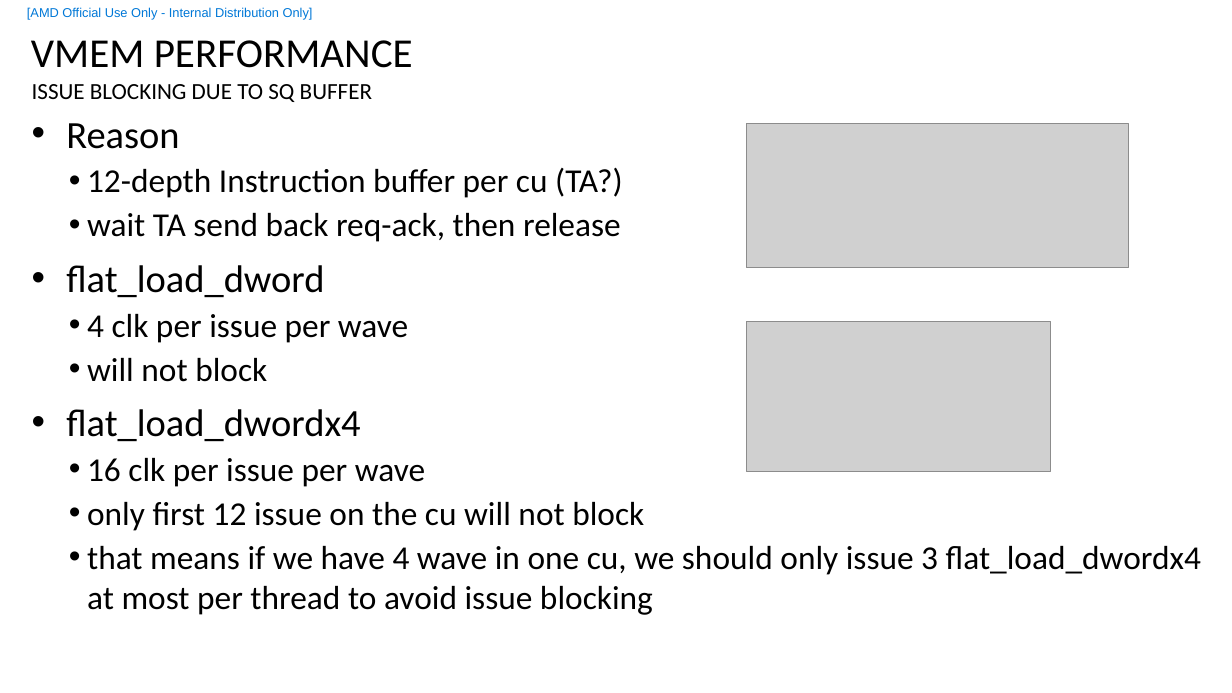
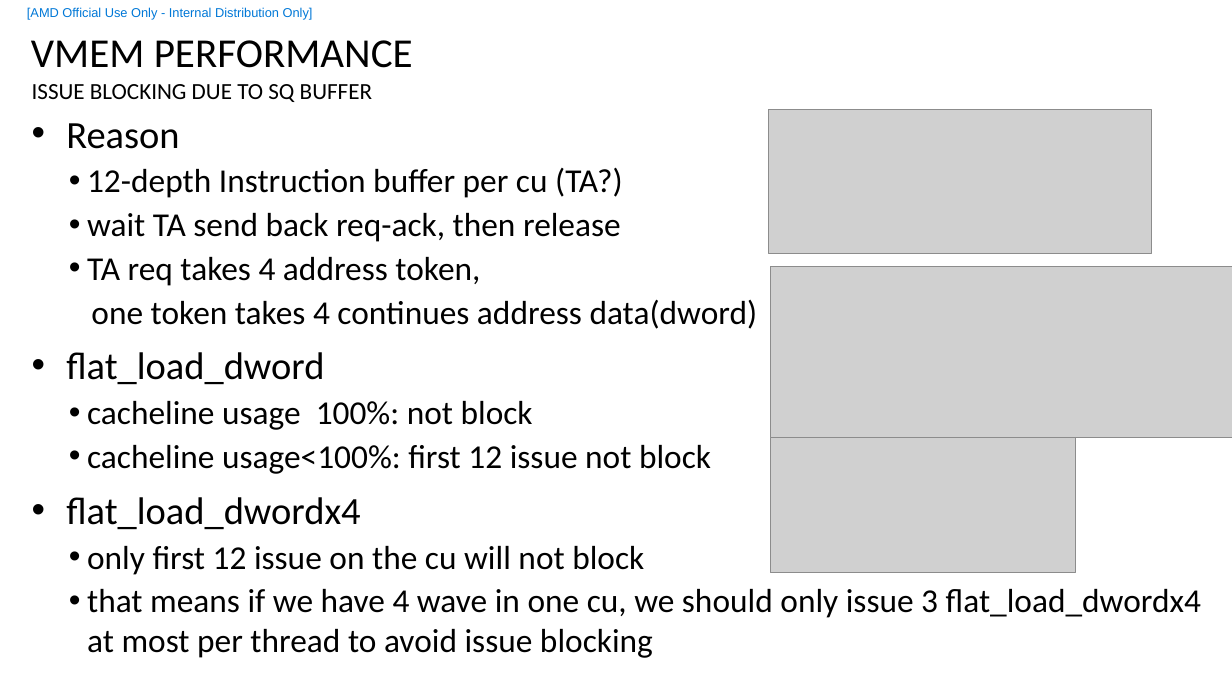
Before and after one commit to feifei14119/rocm_start_sample, a slide deck: slide 1 of vmemSQIssue/vmem_sq_issue.pptx. Drawn at 1232x693 pixels with LibreOffice and Linux fonts; fonts in the diff are those of the drawing; grey boxes stand for pictures; background and template pictures are left out. Boxes give left, top, right and bottom in pixels: in the first picture for what was removed or moved away, otherwise in the second. Text is boxed around its words. In the diff, an @@ line names an element or a change of style, - is before the commit and + after.

Commit message:
add vmem l1 optimization

```diff
--- a/vmemSQIssue/vmem_sq_issue.pptx
+++ b/vmemSQIssue/vmem_sq_issue.pptx
@@ picture: place and size @@
-picture at (746,124,1128,268)
+picture at (769,110,1152,254)
@@ text at (87,257,758,329): paragraphs added @@
+  • TA req takes 4 address token,
+  one token takes 4 continues address data(dword)
@@ picture added at (770,266,1232,438) @@
@@ text at (87,401,711,474): text changed @@
-  • 4 clk per issue per wave
-  • will not block
+  • cacheline usage 100%: not block
+  • cacheline usage<100%: first 12 issue not block
@@ picture: place and size @@
-picture at (746,322,1051,472)
+picture at (770,422,1075,573)
@@ text at (87,458,425,487): paragraph removed @@
-  • 16 clk per issue per wave
```
Also in this commit, not shown: 6 other files.
